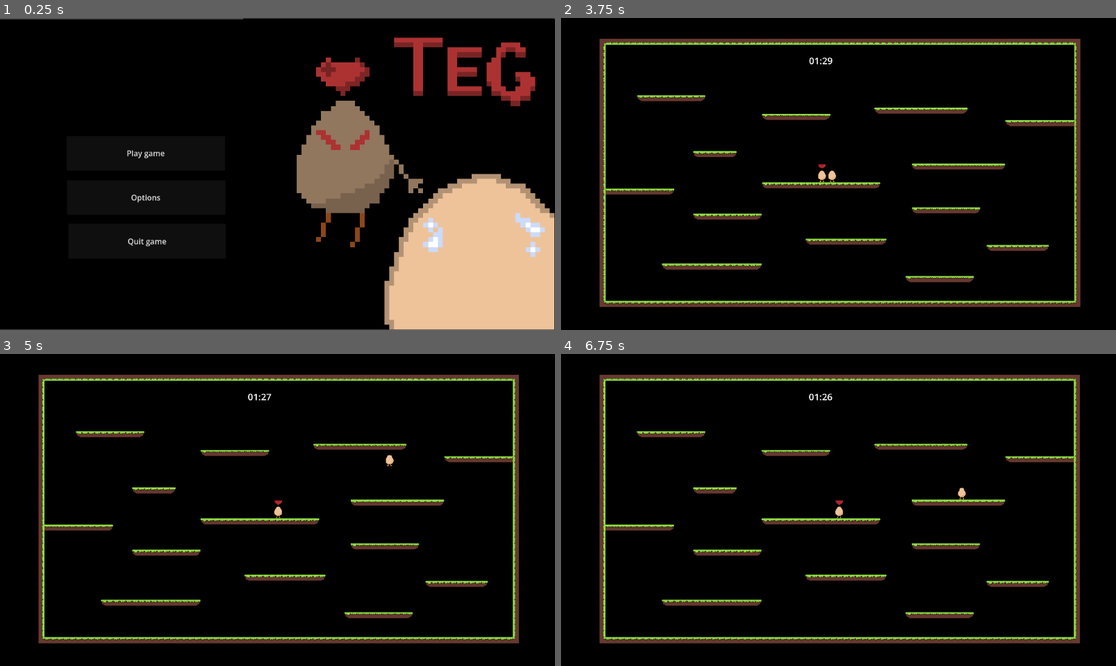
Above: before the commit, frames 1-4 (two rows, left to right).
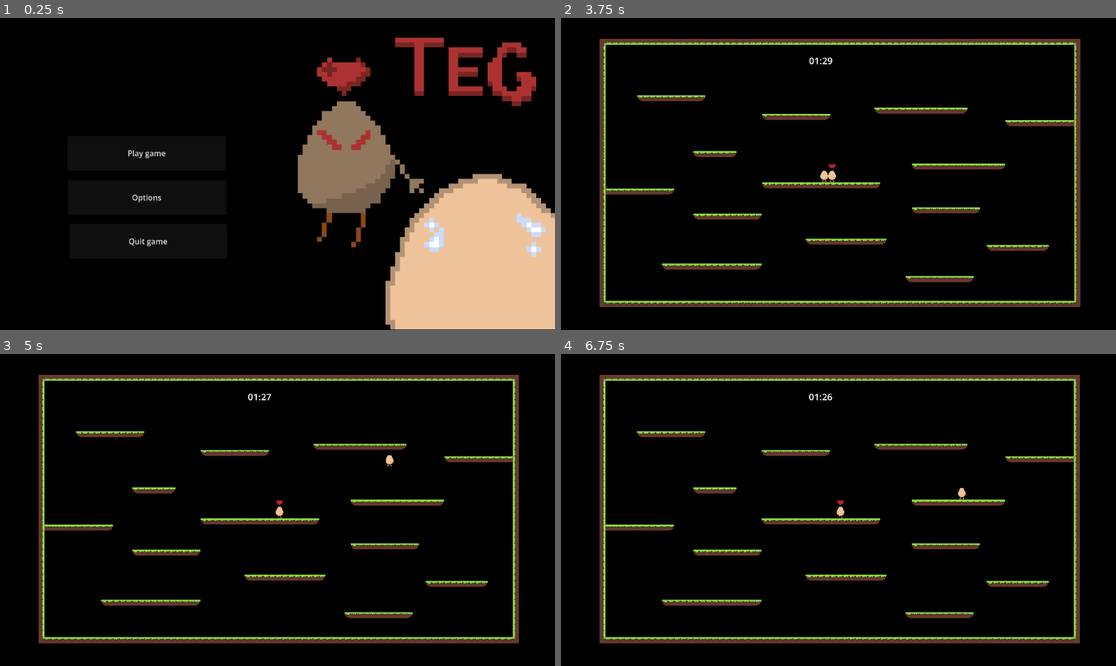
Above: after the commit, the same moments.

Repository: Joseph-R-21139/Teg
Game: Godot game, scene res://Scenes/main_menu.tscn
Same seed, same stepped clock (60 frames per second), same inputs: the game is played once before the commit and once after it.
Inputs:
- Up to frame 1 (0.25 s): no input
- Up to frame 2 (3.75 s): click "Play game" at 0.5 s; click "Back to Main Menu" at 1.25 s; click "Play game" at 2 s; click "Start Game" at 2.75 s; hold D (player_1_right) from 3.53 s (still down); tap Left (player_2_left) at 3.6 s
- Up to frame 3 (5 s): keep holding D (player_1_right); tap W (player_1_up) at 3.77, 4.52 s; tap Right (player_2_right) at 4.35 s
- Up to frame 4 (6.75 s): release D (player_1_right) at 5.03 s; hold A (player_1_left) 5.03-5.78 s; tap Up (player_2_up) at 5.1 s; hold D (player_1_right) from 5.78 s (still down); tap Left (player_2_left) at 5.85 s; tap W (player_1_up) at 6.02 s; tap Right (player_2_right) at 6.6 s

The runs differ from the first frame. In frame 1, 2.2% of the frame differs, in the area x 0-100%, y 0-100%; in frame 2, less than 0.1%; in frame 3, less than 0.1%; in frame 4, less than 0.1%.

Commit message:
Tagger movement changes
made the tagger faster to make the game more exiting

Diff:
--- a/Scenes/main_menu.tscn
+++ b/Scenes/main_menu.tscn
@@ -9,6 +9,7 @@
 gradient = SubResource("Gradient_1ehe0")
 
 [node name="main_menu" type="Node2D" unique_id=745996633]
+position = Vector2(2, 0)
 
 [node name="VISUAL_ASSETES" type="Node2D" parent="." unique_id=1993182872]
 
@@ -21,8 +22,8 @@
 [node name="backdrop" type="Sprite2D" parent="VISUAL_ASSETES" unique_id=1929539277]
 self_modulate = Color(0, 0, 0, 1)
 z_index = -1
-position = Vector2(576.5, 325)
-scale = Vector2(18.015625, 10.0625)
+position = Vector2(574.50006, 326)
+scale = Vector2(18.296875, 10.499999)
 texture = SubResource("GradientTexture2D_ce3w2")
 
 [node name="BUTTONS" type="Node2D" parent="." unique_id=954126762]
--- a/Scenes/play_stage_forrest.tscn
+++ b/Scenes/play_stage_forrest.tscn
@@ -629,9 +629,15 @@
 
 [node name="VISUAL_ASSETS" type="Node2D" parent="." unique_id=1534038640]
 
+[node name="player_base" parent="." unique_id=1884741688 instance=ExtResource("2_koq2v")]
+position = Vector2(439, 256)
+scale = Vector2(3, 3)
+
+[node name="TIMERS" type="Node2D" parent="." unique_id=1277014750]
+
 [node name="Camera2D" type="Camera2D" parent="." unique_id=1093406956]
 position = Vector2(573, 328)
-skew = -0.51138145
+skew = -0.5113815
 zoom = Vector2(0.3, 0.3)
 limit_left = -951
 limit_top = -679
@@ -649,10 +655,6 @@
 editor_draw_drag_margin = true
 script = ExtResource("3_rx7qk")
 
-[node name="player_base" parent="." unique_id=1884741688 instance=ExtResource("2_koq2v")]
-position = Vector2(439, 256)
-scale = Vector2(3, 3)
-
 [node name="Label" type="Label" parent="." unique_id=1885707565]
 offset_top = -584.0
 offset_right = 1163.0
--- a/Scripts/player_1.gd
+++ b/Scripts/player_1.gd
@@ -36,7 +36,11 @@
 	# As good practice, you should replace UI actions with custom gameplay actions.
 	var direction := Input.get_axis("player_1_left", "player_1_right")
 	if direction:
-		velocity.x = direction * SPEED
+		if Global.player_1_in:
+			velocity.x = direction * SPEED * 1.15
+		else:
+			velocity.x = direction * SPEED
+
 	else:
 		velocity.x = move_toward(velocity.x, 0, SPEED)
 
--- a/Scripts/player_2.gd
+++ b/Scripts/player_2.gd
@@ -32,7 +32,10 @@
 	# As good practice, you should replace UI actions with custom gameplay actions.
 	var direction := Input.get_axis("player_2_left", "player_2_right")
 	if direction:
-		velocity.x = direction * SPEED
+		if !Global.player_1_in:
+			velocity.x = direction * SPEED * 1.15
+		else:
+			velocity.x = direction * SPEED
 	else:
 		velocity.x = move_toward(velocity.x, 0, SPEED)
 
Binary file added: Sprites/Tag2EBG.apple-touch-icon.png
Not shown, added: Sprites/Tag2EBG.apple-touch-icon.png.import
Binary file added: Sprites/Tag2EBG.icon.png
Not shown, added: Sprites/Tag2EBG.icon.png.import
Binary file added: Sprites/Tag2EBG.png
Not shown, added: Sprites/Tag2EBG.png.import
Binary file added: Sprites/eggsplode.ase
Binary file added: Web Build/Tag2EBG.apple-touch-icon.png
Not shown, added: Web Build/Tag2EBG.apple-touch-icon.png.import
Binary file added: Web Build/Tag2EBG.icon.png
Not shown, added: Web Build/Tag2EBG.icon.png.import
Binary file added: Web Build/Tag2EBG.png
(and 15 more such lines)
